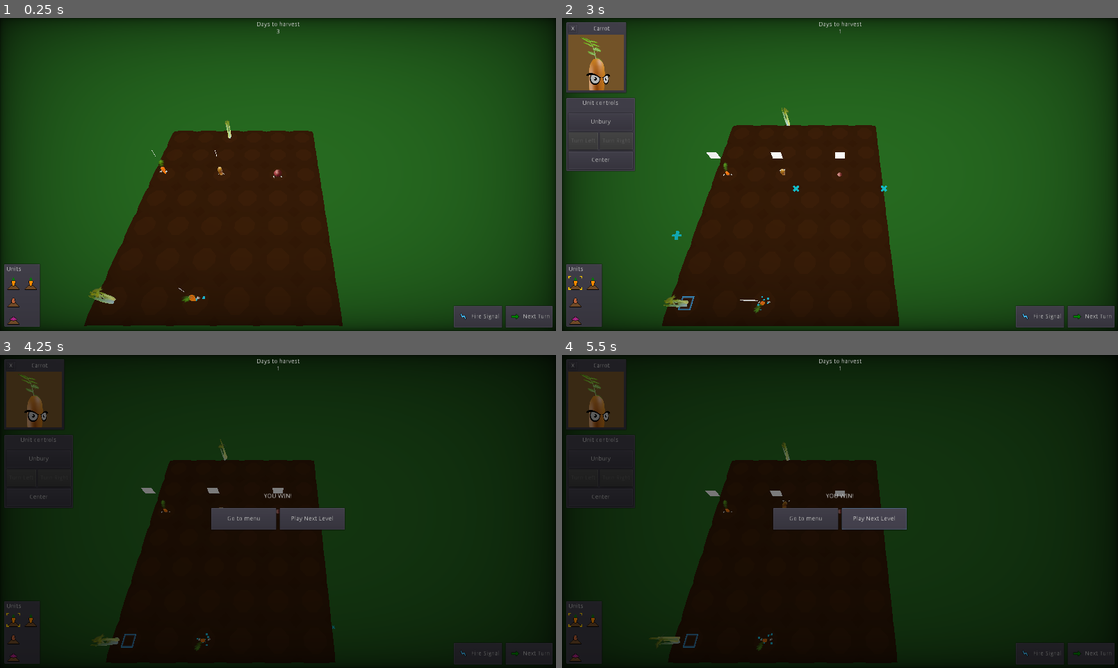
Above: before the commit, frames 1-4 (two rows, left to right).
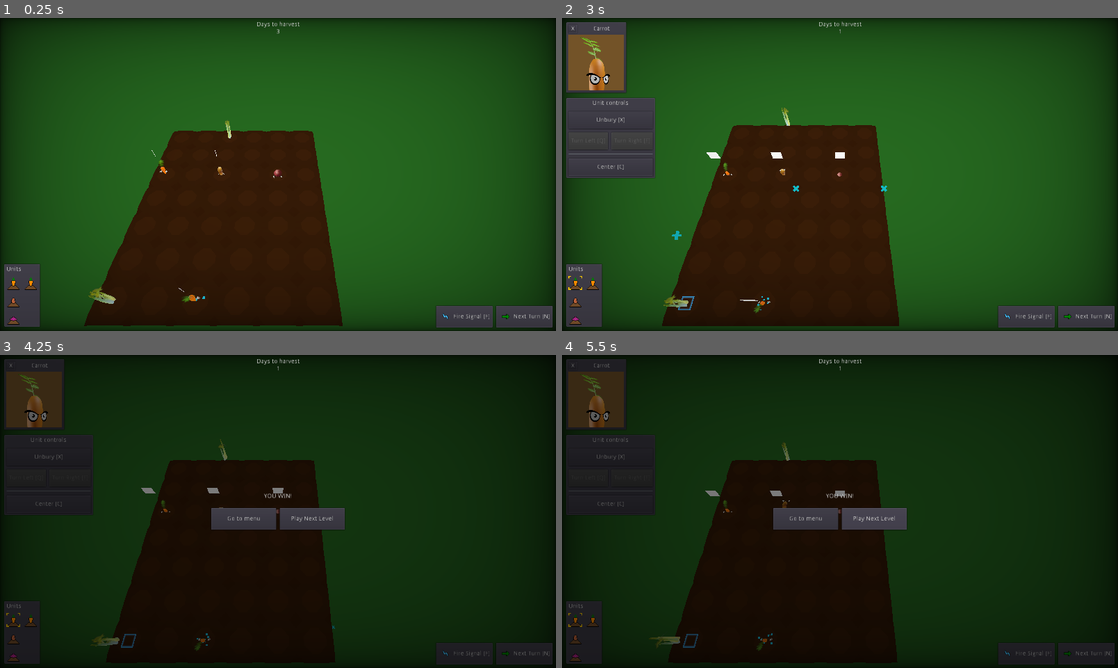
Above: after the commit, the same moments.

Repository: wingedadventurer/gwj-xii
Game: Godot game, scene res://scenes/levels/level_test.tscn
The game is run twice, just before and just after one commit, with the same random seed, the same clock (stepped at 60 frames per second) and the same inputs.
Inputs (mouse positions are in pixels of both pictures, inside the frame that each line leads up to):
- Up to frame 1 (0.25 s): no input
- Up to frame 2 (3 s): click "Fire Signal" (after the commit: "Fire Signal [F]") at 0.5 s; click "Next Turn" (after the commit: "Next Turn [N]") at 1.25 s; click "Next Turn" (after the commit: "Next Turn [N]") at 2 s; click (573, 284) at 2.77 s
- Up to frame 3 (4.25 s): click "Unbury" (after the commit: "Unbury [X]") at 3.5 s
- Up to frame 4 (5.5 s): click "Center" (after the commit: "Center [C]") at 4.25 s; click "Play Next Level" at 5 s

The runs differ from the first frame. In frame 1, 0.4% of the frame differs, in the area x 78-99%, y 92-99%; in frame 2, 1.8%, in the area x 0-99%, y 25-99%; in frame 3, 0.4%; in frame 4, 0.4%.

Commit message:
Add shortcuts

Diff:
--- a/godot-project/project.godot
+++ b/godot-project/project.godot
@@ -131,6 +131,36 @@
 "events": [ Object(InputEventMouseButton,"resource_local_to_scene":false,"resource_name":"","device":0,"alt":false,"shi …(212 unchanged characters)…
  ]
 }
+shortcut_fire_signal={
+"deadzone": 0.5,
+"events": [ Object(InputEventKey,"resource_local_to_scene":false,"resource_name":"","device":0,"alt":false,"shift":false,"control":false,"meta":false,"command":false,"pressed":false,"scancode":70,"unicode":0,"echo":false,"script":null)
+ ]
+}
+shortcut_bury_unbury={
+"deadzone": 0.5,
+"events": [ Object(InputEventKey,"resource_local_to_scene":false,"resource_name":"","device":0,"alt":false,"shift":false,"control":false,"meta":false,"command":false,"pressed":false,"scancode":88,"unicode":0,"echo":false,"script":null)
+ ]
+}
+shortcut_turn_left={
+"deadzone": 0.5,
+"events": [ Object(InputEventKey,"resource_local_to_scene":false,"resource_name":"","device":0,"alt":false,"shift":false,"control":false,"meta":false,"command":false,"pressed":false,"scancode":81,"unicode":0,"echo":false,"script":null)
+ ]
+}
+shortcut_turn_right={
+"deadzone": 0.5,
+"events": [ Object(InputEventKey,"resource_local_to_scene":false,"resource_name":"","device":0,"alt":false,"shift":false,"control":false,"meta":false,"command":false,"pressed":false,"scancode":69,"unicode":0,"echo":false,"script":null)
+ ]
+}
+shortcut_next_turn={
+"deadzone": 0.5,
+"events": [ Object(InputEventKey,"resource_local_to_scene":false,"resource_name":"","device":0,"alt":false,"shift":false,"control":false,"meta":false,"command":false,"pressed":false,"scancode":78,"unicode":0,"echo":false,"script":null)
+ ]
+}
+shortcut_center={
+"deadzone": 0.5,
+"events": [ Object(InputEventKey,"resource_local_to_scene":false,"resource_name":"","device":0,"alt":false,"shift":false,"control":false,"meta":false,"command":false,"pressed":false,"scancode":67,"unicode":0,"echo":false,"script":null)
+ ]
+}
 
 [layer_names]
 
--- a/godot-project/scenes/ui/button.tscn
+++ b/godot-project/scenes/ui/button.tscn
@@ -6,6 +6,9 @@
 [node name="button" type="Button"]
 margin_right = 12.0
 margin_bottom = 20.0
+focus_mode = 0
+shortcut_in_tooltip = false
+enabled_focus_mode = 0
 text = "<...>"
 script = ExtResource( 1 )
 
--- a/godot-project/scenes/ui/static_ui.tscn
+++ b/godot-project/scenes/ui/static_ui.tscn
@@ -1,10 +1,22 @@
-[gd_scene load_steps=6 format=2]
+[gd_scene load_steps=10 format=2]
 
 [ext_resource path="res://scripts/static_ui.gd" type="Script" id=1]
 [ext_resource path="res://scenes/ui/button.tscn" type="PackedScene" id=2]
 [ext_resource path="res://textures/icons/icon_fire_signal.png" type="Texture" id=3]
 [ext_resource path="res://textures/icons/icon_next_turn.png" type="Texture" id=4]
 [ext_resource path="res://scenes/ui/unit_icons.tscn" type="PackedScene" id=5]
+
+[sub_resource type="InputEventAction" id=1]
+action = "shortcut_fire_signal"
+
+[sub_resource type="ShortCut" id=2]
+shortcut = SubResource( 1 )
+
+[sub_resource type="InputEventAction" id=3]
+action = "shortcut_next_turn"
+
+[sub_resource type="ShortCut" id=4]
+shortcut = SubResource( 3 )
 
 [node name="static_ui" type="Control" groups=[
 "static_ui",
@@ -22,23 +34,27 @@
 anchor_top = 1.0
 anchor_right = 1.0
 anchor_bottom = 1.0
-margin_left = -235.0
+margin_left = -276.0
 margin_top = -58.0
 margin_right = -8.0
 margin_bottom = -8.0
 custom_constants/separation = 8
 
 [node name="button_fire_signal" parent="hb" instance=ExtResource( 2 )]
-margin_right = 111.0
+margin_right = 130.0
 margin_bottom = 50.0
-text = "Fire Signal"
+rect_min_size = Vector2( 0, 40 )
+shortcut = SubResource( 2 )
+text = "Fire Signal [F]"
 icon = ExtResource( 3 )
 
 [node name="button_next_turn" parent="hb" instance=ExtResource( 2 )]
-margin_left = 119.0
-margin_right = 227.0
+margin_left = 138.0
+margin_right = 268.0
 margin_bottom = 50.0
-text = "Next Turn"
+rect_min_size = Vector2( 0, 40 )
+shortcut = SubResource( 4 )
+text = "Next Turn [N]"
 icon = ExtResource( 4 )
 
 [node name="unit_icons" parent="." instance=ExtResource( 5 )]
@@ -153,7 +169,8 @@
 margin_top = 8.0
 margin_right = 51.5
 margin_bottom = 22.0
-text = "Days to harvest"
+text = "Days to harvest
+X"
 align = 1
 [connection signal="pressed" from="hb/button_fire_signal" to="." method="_on_button_fire_signal_pressed"]
 [connection signal="pressed" from="hb/button_next_turn" to="." method="_on_button_next_turn_pressed"]
--- a/godot-project/scenes/ui/unit_ui.tscn
+++ b/godot-project/scenes/ui/unit_ui.tscn
@@ -1,8 +1,32 @@
-[gd_scene load_steps=4 format=2]
+[gd_scene load_steps=12 format=2]
 
 [ext_resource path="res://scripts/unit_ui.gd" type="Script" id=1]
 [ext_resource path="res://scenes/ui/button.tscn" type="PackedScene" id=2]
 [ext_resource path="res://textures/unit_profiles/profile_carrot.png" type="Texture" id=3]
+
+[sub_resource type="InputEventAction" id=1]
+action = "shortcut_bury_unbury"
+
+[sub_resource type="ShortCut" id=2]
+shortcut = SubResource( 1 )
+
+[sub_resource type="InputEventAction" id=3]
+action = "shortcut_turn_left"
+
+[sub_resource type="ShortCut" id=4]
+shortcut = SubResource( 3 )
+
+[sub_resource type="InputEventAction" id=5]
+action = "shortcut_turn_right"
+
+[sub_resource type="ShortCut" id=6]
+shortcut = SubResource( 5 )
+
+[sub_resource type="InputEventAction" id=7]
+action = "shortcut_center"
+
+[sub_resource type="ShortCut" id=8]
+shortcut = SubResource( 7 )
 
 [node name="unit_ui" type="Control" groups=[
 "unit_controls",
@@ -72,51 +96,62 @@
 [node name="vb" type="VBoxContainer" parent="p_2"]
 margin_left = 7.0
 margin_top = 7.0
-margin_right = 155.0
-margin_bottom = 165.0
-custom_constants/separation = 16
+margin_right = 201.0
+margin_bottom = 181.0
+custom_constants/separation = 12
 
 [node name="label" type="Label" parent="p_2/vb"]
-margin_right = 148.0
+margin_right = 194.0
 margin_bottom = 14.0
 text = "Unit controls"
 align = 1
 
 [node name="vb" type="VBoxContainer" parent="p_2/vb"]
-margin_top = 30.0
-margin_right = 148.0
-margin_bottom = 158.0
+margin_top = 26.0
+margin_right = 194.0
+margin_bottom = 174.0
+custom_constants/separation = 8
 
 [node name="button_bury_unbury" parent="p_2/vb/vb" instance=ExtResource( 2 )]
-margin_right = 148.0
+margin_right = 194.0
 margin_bottom = 40.0
 rect_min_size = Vector2( 0, 40 )
-text = "Bury / Unbury"
+shortcut = SubResource( 2 )
+text = "Bury / Unbury [X]"
 
 [node name="hb" type="HBoxContainer" parent="p_2/vb/vb"]
-margin_top = 44.0
-margin_right = 148.0
-margin_bottom = 84.0
+margin_top = 48.0
+margin_right = 194.0
+margin_bottom = 88.0
+custom_constants/separation = 8
 
 [node name="button_turn_left" parent="p_2/vb/vb/hb" instance=ExtResource( 2 )]
-margin_right = 68.0
+margin_right = 91.0
 margin_bottom = 40.0
 rect_min_size = Vector2( 0, 40 )
-text = "Turn Left"
+shortcut = SubResource( 4 )
+text = "Turn Left [Q]"
 
 [node name="button_turn_right" parent="p_2/vb/vb/hb" instance=ExtResource( 2 )]
-margin_left = 72.0
-margin_right = 148.0
+margin_left = 99.0
+margin_right = 194.0
 margin_bottom = 40.0
 rect_min_size = Vector2( 0, 40 )
-text = "Turn Right"
+shortcut = SubResource( 6 )
+text = "Turn Right [E]"
+
+[node name="h_separator" type="HSeparator" parent="p_2/vb/vb"]
+margin_top = 96.0
+margin_right = 194.0
+margin_bottom = 100.0
 
 [node name="button_center" parent="p_2/vb/vb" instance=ExtResource( 2 )]
-margin_top = 88.0
-margin_right = 148.0
-margin_bottom = 128.0
+margin_top = 108.0
+margin_right = 194.0
+margin_bottom = 148.0
 rect_min_size = Vector2( 0, 40 )
-text = "Center"
+shortcut = SubResource( 8 )
+text = "Center [C]"
 [connection signal="pressed" from="p/vb/hb/button_close" to="." method="_on_button_close_pressed"]
 [connection signal="pressed" from="p_2/vb/vb/button_bury_unbury" to="." method="_on_button_bury_unbury_pressed"]
 [connection signal="pressed" from="p_2/vb/vb/hb/button_turn_left" to="." method="_on_button_turn_left_pressed"]
--- a/godot-project/scripts/unit_ui.gd
+++ b/godot-project/scripts/unit_ui.gd
@@ -49,9 +49,9 @@
 	if selected_unit:
 		button_bury_unbury.disabled = false
 		if selected_unit.buried:
-			button_bury_unbury.text = "Unbury"
+			button_bury_unbury.text = "Unbury [X]"
 		else:
-			button_bury_unbury.text = "Bury"
+			button_bury_unbury.text = "Bury [X]"
 
 		# enable rotation if not buried
 		if not selected_unit.buried:
